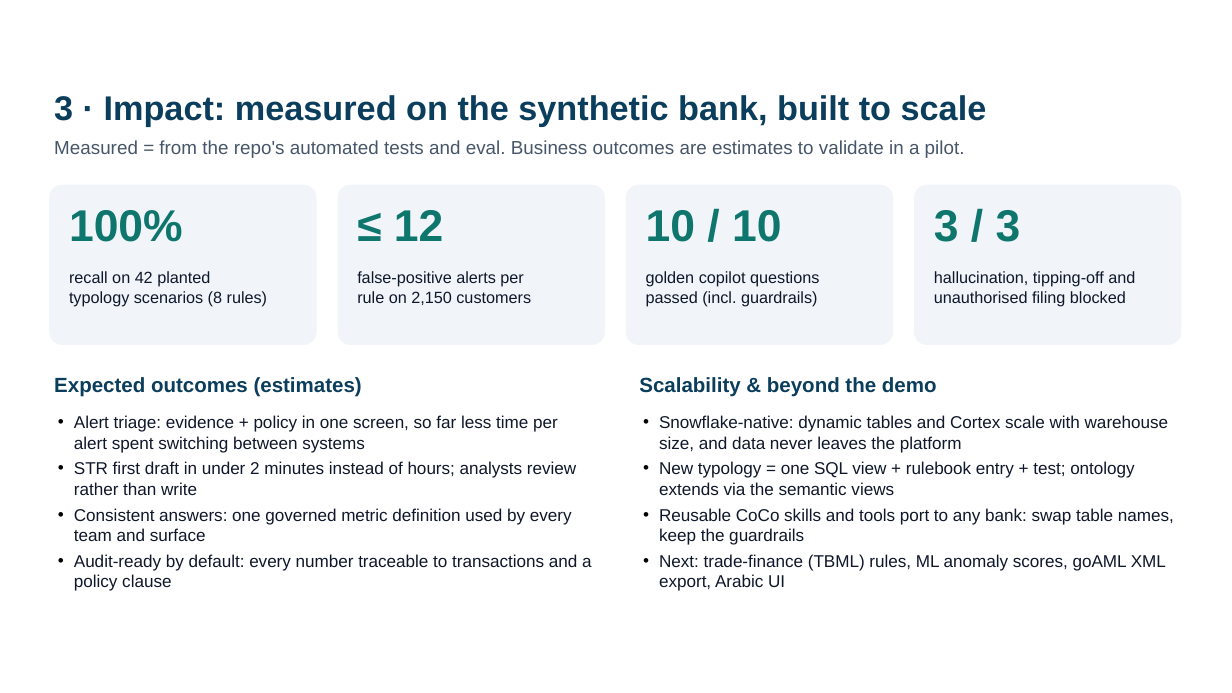
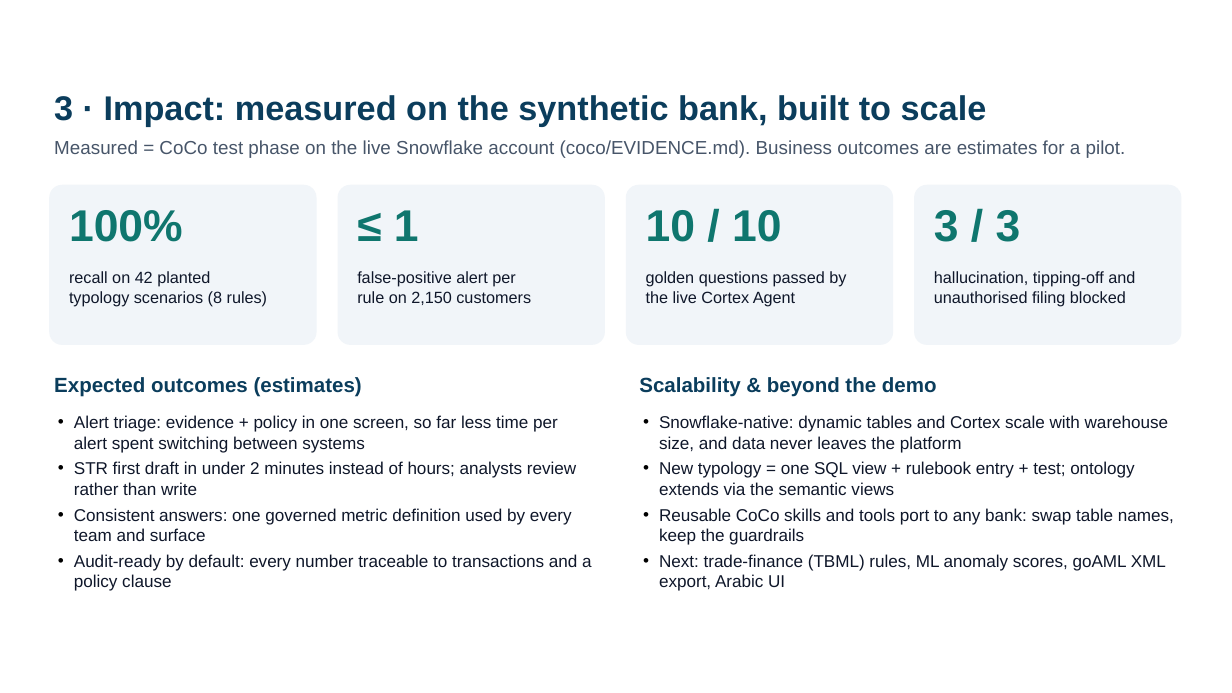
Before and after one commit to ipavanreddy/raqib-snowflake-copilot, a slide deck: slide 4 of docs/Raqib_submission_deck.pptx. Drawn at 1232x693 pixels with LibreOffice and Linux fonts; fonts in the diff are those of the drawing; background and template pictures are left out. Boxes give left, top, right and bottom in pixels: in the first picture for what was removed or moved away, otherwise in the second. Text is boxed around its words. In the diff, an @@ line names an element or a change of style, - is before the commit and + after.

```diff
--- a/docs/Raqib_submission_deck.pptx
+++ b/docs/Raqib_submission_deck.pptx
@@ text at (54,140,1126,158): text changed @@
-Measured = from the repo's automated tests and eval. Business outcomes are estimates to validate in a pilot.
+Measured = CoCo test phase on the live Snowflake account (coco/EVIDENCE.md). Business outcomes are estimates for a pilot.
@@ text at (394,210,419,241): text changed @@
-≤ 12
+≤ 1
@@ text at (357,271,531,305): text changed @@
-false-positive alerts per
-rule on 2,150 customers
+false-positive alert per
+rule on 2,150 customers
@@ text at (646,271,846,306): text changed @@
-golden copilot questions
-passed (incl. guardrails)
+golden questions passed by
+the live Cortex Agent
```
Also in this commit, not shown: 1 other slide changed, 5 other files.
